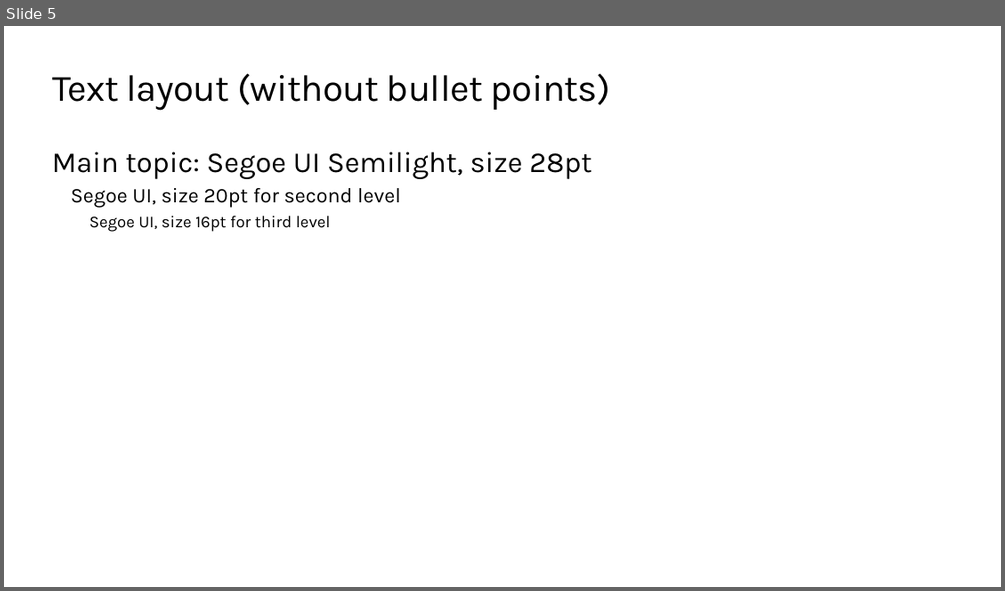
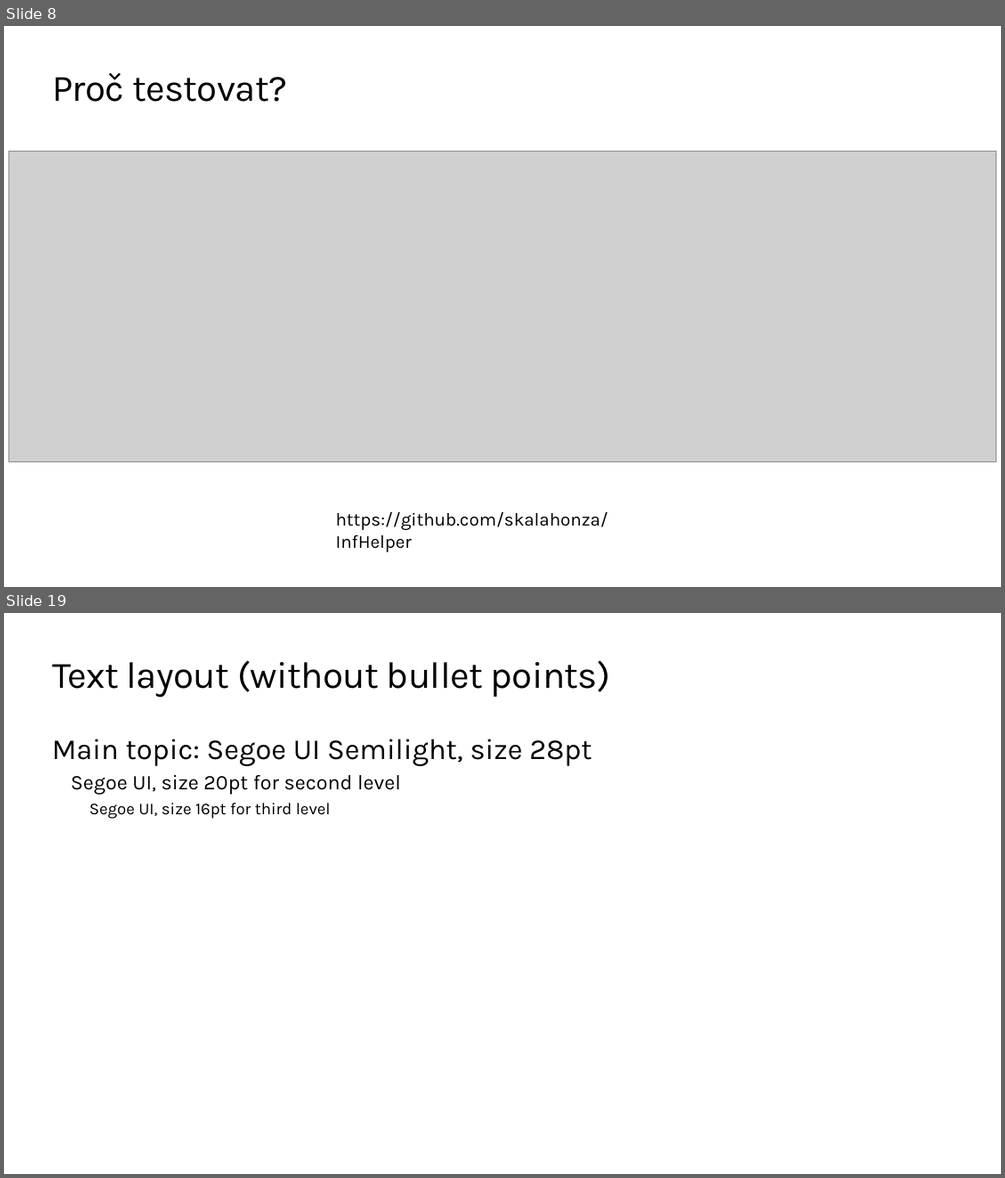
Before and after one commit to skalahonza/VACD2020, a slide deck: slides/Presentation.pptx. Shown one above the other, each under a label of ours: slide 5 before the commit, slides 8 and 19 after it; the slides between them are not shown. The pictures are 1005x591 and 1005x1178 pixels, drawn with LibreOffice and Linux fonts; fonts in the diff are those of the drawing; grey boxes stand for pictures; background and template pictures are left out. Boxes give left, top, right and bottom in pixels: in the first picture for what was removed or moved away, otherwise in the second. Text is boxed around its words. In the diff, an @@ line names an element or a change of style, - is before the commit and + after.

```diff
--- a/slides/Presentation.pptx
+++ b/slides/Presentation.pptx
@@ slide 8 added at [4, 26, 1001, 587], background #FFFFFF @@
@@ title added at [52, 73, 287, 102], 36 pt, text #000000 @@
+Proč testovat?
@@ picture added at [8, 151, 995, 462] @@
@@ text added at [336, 512, 608, 552], 17.6 pt, text #000000 @@
+https://github.com/skalahonza/InfHelper
@@ what was slide 5 is now slide 19 @@
```
Also in this commit, not shown: 1 slide changed, 16 other slides added, 5 slides removed, 20 other files.
